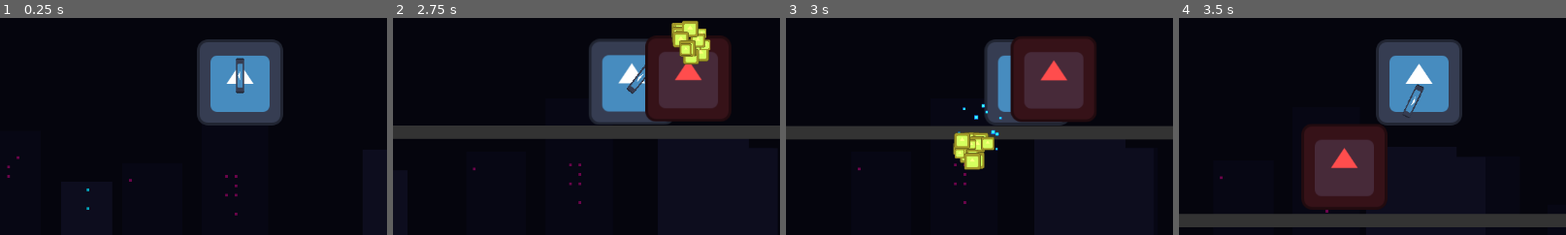
Above: before the commit, frames 1-4 (left to right).
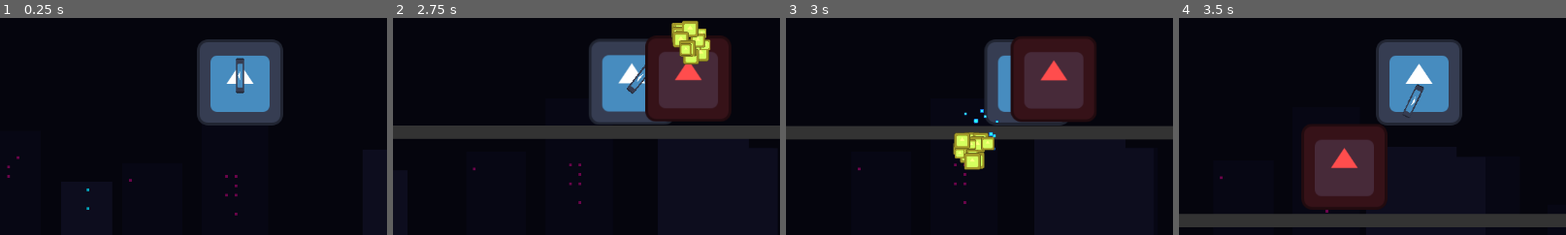
Above: after the commit, the same moments.

Repository: Viet-6/test-pcaF
Game: Godot game, scene res://scenes/levels/test_level.tscn
Same seed, same stepped clock (60 frames per second), same inputs: the game is played once before the commit and once after it. The engine's default icon, where the game draws it, is replaced by a stand-in: a white triangle on a blue panel in a dark square.
Inputs (mouse positions are % of the whole screen's width and height, from its top left):
- Up to frame 1 (0.25 s): no input
- Up to frame 2 (2.75 s): move the mouse to (72, 45) at 0.52 s; press the mouse at (72, 45) at 0.53 s; hold D (move_right) 0.53-2.03 s; tap Space (jump) at 0.77, 1.52 s; move the mouse to (30, 55) at 1.27 s; release the mouse at (30, 55) at 1.28 s; click (30, 55) at 1.35 s; move the mouse to (60, 28) at 2.02 s; press the mouse at (60, 28) at 2.03 s; hold A (move_left) from 2.03 s (still down)
- Up to frame 3 (3 s): move the mouse to (45, 70) at 2.77 s; release A (move_left) at 2.78 s; release the mouse at (45, 70) at 2.78 s; hold D (move_right) from 2.78 s (still down); click (45, 70) at 2.85 s
- Up to frame 4 (3.5 s): keep holding D (move_right); tap Space (jump) at 3.02 s
The pictures show only the part of the screen within x 19-69%, y 35-85%; the shares and areas given below are measured in that part.

Frames 1-2 are identical in both runs. In frame 3, 0.3% of the frame differs, in the area x 44-56%, y 39-62%; in frame 4, nothing differs.

Commit message:
fix projectile #12

Diff:
--- a/scripts/projectile.gd
+++ b/scripts/projectile.gd
@@ -23,6 +23,7 @@
 	var query = PhysicsRayQueryParameters2D.create(current_pos, next_pos)
 	query.collide_with_bodies = true
 	query.collide_with_areas = true
+	query.hit_from_inside = true # CRITICAL: Detect if we start inside or overlap perfectly
 	# Exclude shooter (if we had a reference) and self
 	query.exclude = [self]
 
@@ -31,6 +32,7 @@
 	if result:
 		# Hit something!
 		var body = result.collider
+		print("RayCast Hit: ", body.name, " Group: ", body.get_groups()) # DEBUG
 
 		# Manual filtering (since we can't easily exclude group via query without RID)
 		if body.is_in_group("player"):
